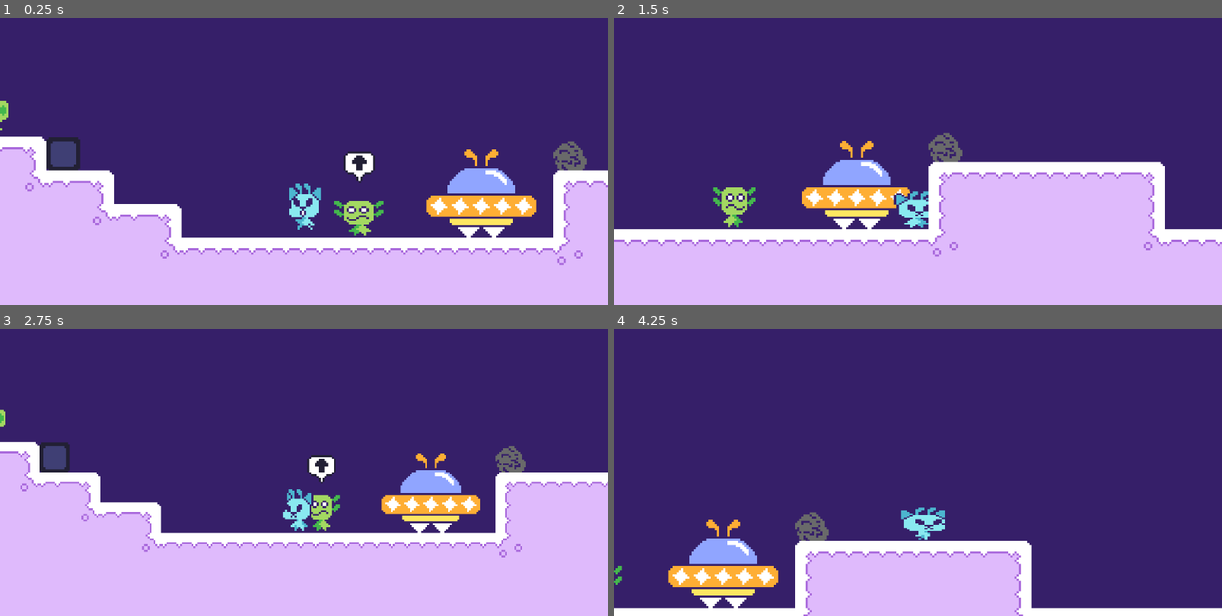
Above: before the commit, frames 1-4 (two rows, left to right).
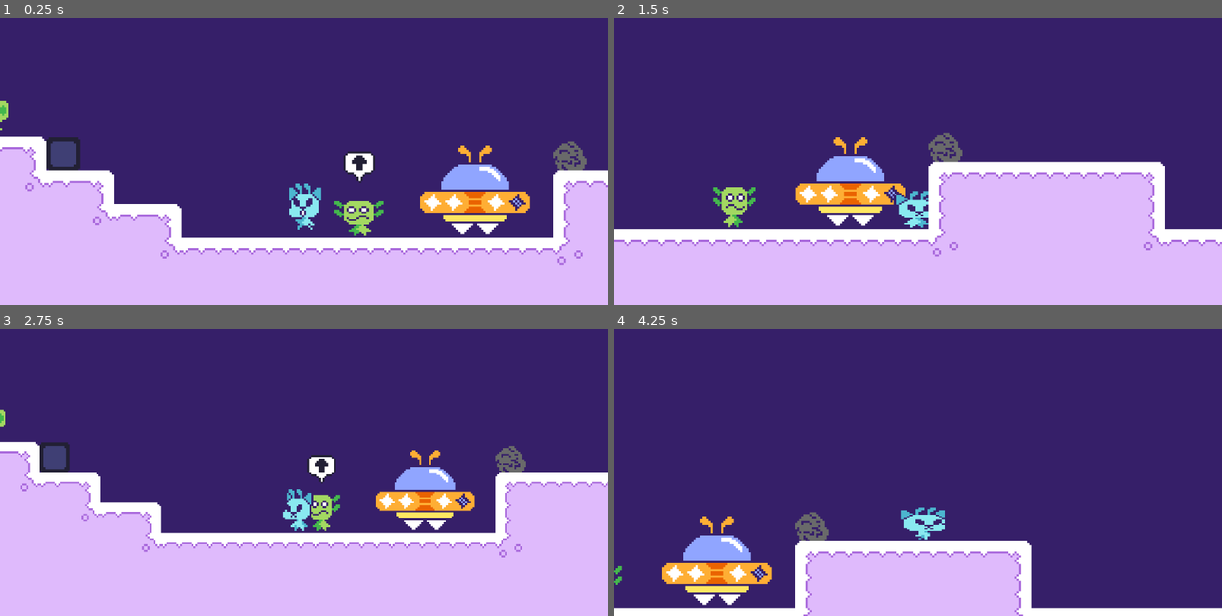
Above: after the commit, the same moments.

Repository: Zazorah/secret-santa-2025
Game: Godot game, scene res://World/Placeholder/TestRoom.tscn
Two runs of this game, one before a commit and one after it. Both use one fixed random seed, a clock stepped at 60 frames per second and the inputs below.
Inputs (mouse positions are in pixels of both pictures, inside the frame that each line leads up to):
- Up to frame 1 (0.25 s): no input
- Up to frame 2 (1.5 s): move the mouse to (1051, 138) at 0.52 s; hold Space (advance_text) 0.53-1.28 s; hold D (move_right) from 0.53 s (still down); move the mouse to (796, 167) at 1.27 s; tap W (interact) at 1.35 s
- Up to frame 3 (2.75 s): tap Enter at 2 s; move the mouse to (364, 397) at 2.02 s; release D (move_right) at 2.03 s; hold A (move_left) from 2.03 s (still down); hold Mouse wheel up (zoom_in) from 2.03 s (still down)
- Up to frame 4 (4.25 s): move the mouse to (887, 524) at 2.77 s; release A (move_left) at 2.78 s; release Mouse wheel up (zoom_in) at 2.78 s; hold D (move_right) from 2.78 s (still down); tap Mouse wheel down (zoom_out) at 2.85 s; move the mouse to (1100, 509) at 3.52 s; hold Space (advance_text) from 3.53 s (still down)

The runs differ from the first frame. In frame 1, 2.2% of the frame differs, in the area x 69-89%, y 44-77%; in frame 2, 2.1%; in frame 3, 1.8%; in frame 4, 2.2%.

Commit message:
Scene Setup and Loading Sprite Based on State

Diff:
--- a/Entities/Characters/NPCs/Example Scenes/NPCAxolotl.tscn
+++ b/Entities/Characters/NPCs/Example Scenes/NPCAxolotl.tscn
@@ -5,6 +5,9 @@
 [ext_resource type="Texture2D" uid="uid://bbetyh7kje434" path="res://Entities/Characters/NPCs/Assets/NPC_Axolotl.png" id="3_6knan"]
 [ext_resource type="Script" uid="uid://vnufhh7q4sx" path="res://Entities/Utility/InteractionZone.gd" id="4_dw0vs"]
 [ext_resource type="PackedScene" uid="uid://crsr7p2h1rsrq" path="res://Entities/Utility/Interaction Indicator/InteractionIndicator.tscn" id="5_fj1c1"]
+
+[sub_resource type="RectangleShape2D" id="RectangleShape2D_dw0vs"]
+size = Vector2(60, 20)
 
 [sub_resource type="AtlasTexture" id="AtlasTexture_dw0vs"]
 atlas = ExtResource("3_6knan")
@@ -43,14 +46,22 @@
 [sub_resource type="RectangleShape2D" id="RectangleShape2D_6knan"]
 size = Vector2(12, 21)
 
-[sub_resource type="RectangleShape2D" id="RectangleShape2D_dw0vs"]
-size = Vector2(60, 20)
-
 [node name="NPCAxolotl" type="CharacterBody2D"]
 script = ExtResource("1_5mfrv")
 cutscene_name = &"Axolotl"
 cutscene_key = &"axolotl_test"
 metadata/_custom_type_script = "uid://2wltjwcplwhv"
+
+[node name="InteractionZone" type="Area2D" parent="."]
+collision_layer = 0
+script = ExtResource("4_dw0vs")
+metadata/_custom_type_script = "uid://vnufhh7q4sx"
+
+[node name="CollisionShape2D" type="CollisionShape2D" parent="InteractionZone"]
+position = Vector2(0, -9.5)
+shape = SubResource("RectangleShape2D_dw0vs")
+
+[node name="InteractionIndicator" parent="InteractionZone" instance=ExtResource("5_fj1c1")]
 
 [node name="EntityVisualizer" type="AnimatedSprite2D" parent="."]
 sprite_frames = SubResource("SpriteFrames_6knan")
@@ -62,14 +73,3 @@
 [node name="CollisionShape2D" type="CollisionShape2D" parent="."]
 position = Vector2(0, -9.5)
 shape = SubResource("RectangleShape2D_6knan")
-
-[node name="InteractionZone" type="Area2D" parent="."]
-collision_layer = 0
-script = ExtResource("4_dw0vs")
-metadata/_custom_type_script = "uid://vnufhh7q4sx"
-
-[node name="CollisionShape2D" type="CollisionShape2D" parent="InteractionZone"]
-position = Vector2(0, -9.5)
-shape = SubResource("RectangleShape2D_dw0vs")
-
-[node name="InteractionIndicator" parent="InteractionZone" instance=ExtResource("5_fj1c1")]
--- a/Entities/Characters/NPCs/Example Scenes/NPCFork.tscn
+++ b/Entities/Characters/NPCs/Example Scenes/NPCFork.tscn
@@ -5,6 +5,9 @@
 [ext_resource type="Script" uid="uid://d3uvftvuiacu4" path="res://Entities/EntityVisualizer.gd" id="3_00328"]
 [ext_resource type="Script" uid="uid://vnufhh7q4sx" path="res://Entities/Utility/InteractionZone.gd" id="4_00328"]
 [ext_resource type="PackedScene" uid="uid://crsr7p2h1rsrq" path="res://Entities/Utility/Interaction Indicator/InteractionIndicator.tscn" id="5_i37nf"]
+
+[sub_resource type="RectangleShape2D" id="RectangleShape2D_ra6jl"]
+size = Vector2(60, 20)
 
 [sub_resource type="AtlasTexture" id="AtlasTexture_ucgr0"]
 atlas = ExtResource("2_cewtu")
@@ -43,14 +46,22 @@
 [sub_resource type="RectangleShape2D" id="RectangleShape2D_6knan"]
 size = Vector2(12, 20)
 
-[sub_resource type="RectangleShape2D" id="RectangleShape2D_ra6jl"]
-size = Vector2(60, 20)
-
 [node name="NPCFork" type="CharacterBody2D"]
 script = ExtResource("1_cewtu")
 cutscene_name = &"Fork"
 cutscene_key = &"fork_test"
 metadata/_custom_type_script = "uid://2wltjwcplwhv"
+
+[node name="InteractionZone" type="Area2D" parent="."]
+collision_layer = 0
+script = ExtResource("4_00328")
+metadata/_custom_type_script = "uid://vnufhh7q4sx"
+
+[node name="CollisionShape2D" type="CollisionShape2D" parent="InteractionZone"]
+position = Vector2(0, -9.5)
+shape = SubResource("RectangleShape2D_ra6jl")
+
+[node name="InteractionIndicator" parent="InteractionZone" instance=ExtResource("5_i37nf")]
 
 [node name="EntityVisualizer" type="AnimatedSprite2D" parent="."]
 sprite_frames = SubResource("SpriteFrames_6knan")
@@ -62,14 +73,3 @@
 [node name="CollisionShape2D" type="CollisionShape2D" parent="."]
 position = Vector2(0, -10)
 shape = SubResource("RectangleShape2D_6knan")
-
-[node name="InteractionZone" type="Area2D" parent="."]
-collision_layer = 0
-script = ExtResource("4_00328")
-metadata/_custom_type_script = "uid://vnufhh7q4sx"
-
-[node name="CollisionShape2D" type="CollisionShape2D" parent="InteractionZone"]
-position = Vector2(0, -9.5)
-shape = SubResource("RectangleShape2D_ra6jl")
-
-[node name="InteractionIndicator" parent="InteractionZone" instance=ExtResource("5_i37nf")]
--- a/Entities/Characters/NPCs/Example Scenes/NPCFrog.tscn
+++ b/Entities/Characters/NPCs/Example Scenes/NPCFrog.tscn
@@ -6,6 +6,9 @@
 [ext_resource type="Script" uid="uid://d3uvftvuiacu4" path="res://Entities/EntityVisualizer.gd" id="3_ivsx0"]
 [ext_resource type="Script" uid="uid://vnufhh7q4sx" path="res://Entities/Utility/InteractionZone.gd" id="5_gn47n"]
 [ext_resource type="PackedScene" uid="uid://crsr7p2h1rsrq" path="res://Entities/Utility/Interaction Indicator/InteractionIndicator.tscn" id="6_e72uu"]
+
+[sub_resource type="RectangleShape2D" id="RectangleShape2D_dd6fu"]
+size = Vector2(60, 20)
 
 [sub_resource type="AtlasTexture" id="AtlasTexture_e6spy"]
 atlas = ExtResource("2_h44a1")
@@ -44,14 +47,22 @@
 [sub_resource type="RectangleShape2D" id="RectangleShape2D_6knan"]
 size = Vector2(12, 20)
 
-[sub_resource type="RectangleShape2D" id="RectangleShape2D_dd6fu"]
-size = Vector2(60, 20)
-
 [node name="NPCFrog" type="CharacterBody2D"]
 script = ExtResource("1_h44a1")
 cutscene_name = &"Frog"
 cutscene_key = &"frog_test"
 metadata/_custom_type_script = "uid://2wltjwcplwhv"
+
+[node name="InteractionZone" type="Area2D" parent="."]
+collision_layer = 0
+script = ExtResource("5_gn47n")
+metadata/_custom_type_script = "uid://vnufhh7q4sx"
+
+[node name="CollisionShape2D" type="CollisionShape2D" parent="InteractionZone"]
+position = Vector2(0, -9.5)
+shape = SubResource("RectangleShape2D_dd6fu")
+
+[node name="InteractionIndicator" parent="InteractionZone" instance=ExtResource("6_e72uu")]
 
 [node name="EntityVisualizer" type="AnimatedSprite2D" parent="."]
 sprite_frames = SubResource("SpriteFrames_6knan")
@@ -63,14 +74,3 @@
 [node name="CollisionShape2D" type="CollisionShape2D" parent="."]
 position = Vector2(0, -10)
 shape = SubResource("RectangleShape2D_6knan")
-
-[node name="InteractionZone" type="Area2D" parent="."]
-collision_layer = 0
-script = ExtResource("5_gn47n")
-metadata/_custom_type_script = "uid://vnufhh7q4sx"
-
-[node name="CollisionShape2D" type="CollisionShape2D" parent="InteractionZone"]
-position = Vector2(0, -9.5)
-shape = SubResource("RectangleShape2D_dd6fu")
-
-[node name="InteractionIndicator" parent="InteractionZone" instance=ExtResource("6_e72uu")]
--- /dev/null
+++ b/Props/Ship/Ship.tscn
@@ -0,0 +1,34 @@
+[gd_scene load_steps=6 format=3 uid="uid://6otq5m0fjylb"]
+
+[ext_resource type="Script" uid="uid://4uy4dyrseg1t" path="res://Props/Ship/ShipController.gd" id="1_7d163"]
+[ext_resource type="Texture2D" uid="uid://crr77axwnavkt" path="res://Props/Ship/Assets/Ship_S4.png" id="1_xik1j"]
+[ext_resource type="Script" uid="uid://vnufhh7q4sx" path="res://Entities/Utility/InteractionZone.gd" id="3_i7mq8"]
+[ext_resource type="PackedScene" uid="uid://crsr7p2h1rsrq" path="res://Entities/Utility/Interaction Indicator/InteractionIndicator.tscn" id="4_wv8bo"]
+
+[sub_resource type="RectangleShape2D" id="RectangleShape2D_uri0i"]
+size = Vector2(31, 20)
+
+[node name="Ship" type="RigidBody2D"]
+script = ExtResource("1_7d163")
+
+[node name="CollisionPolygon2D" type="CollisionPolygon2D" parent="."]
+top_level = true
+use_parent_material = true
+scale = Vector2(1, 1.0235627)
+polygon = PackedVector2Array(-9, -11.723757, 8, -11.723757, 16, -3.907919, 16, 0, 23, 0, 26, 2.9309392, 26, 8.792818, 23, 11.723757, 15, 11.723757, 15, 14.6546955, 7, 22.470533, -7, 22.470533, -15, 14.6546955, -15, 11.723757, -24, 11.723757, -27, 9.769797, -27, 2.9309392, -24, 0, -16, 0, -16, -3.907919)
+
+[node name="Body" type="Node2D" parent="."]
+
+[node name="Sprite2D" type="Sprite2D" parent="Body"]
+texture = ExtResource("1_xik1j")
+
+[node name="InteractionZone" type="Area2D" parent="."]
+collision_layer = 0
+script = ExtResource("3_i7mq8")
+metadata/_custom_type_script = "uid://vnufhh7q4sx"
+
+[node name="CollisionShape2D" type="CollisionShape2D" parent="InteractionZone"]
+position = Vector2(0.5, 13)
+shape = SubResource("RectangleShape2D_uri0i")
+
+[node name="InteractionIndicator" parent="InteractionZone" instance=ExtResource("4_wv8bo")]
--- /dev/null
+++ b/Props/Ship/ShipController.gd
@@ -0,0 +1,28 @@
+class_name ShipController
+extends RigidBody2D
+
+# State
+var piloted := false # Currently being piloted by the player.
+
+# Node References
+@onready var sprite: Sprite2D = $Body/Sprite2D
+
+# Constant Properties
+const SL_SPRITE_LOOKUP := {
+	1: preload("res://Props/Ship/Assets/Ship_S1.png"),
+	2: preload("res://Props/Ship/Assets/Ship_S2.png"),
+	3: preload("res://Props/Ship/Assets/Ship_S3.png"),
+	4: preload("res://Props/Ship/Assets/Ship_S4.png")
+}
+
+func _ready() -> void:
+	# Set collision properties.
+	collision_layer = 4
+
+	update_sprite()
+
+# Update sprite based on current star level.
+func update_sprite() -> void:
+	if GameManager.star_data:
+		var current_rank = GameManager.star_data.star_rank
+		sprite.texture = SL_SPRITE_LOOKUP[current_rank]
--- a/Utility/GameManager.gd
+++ b/Utility/GameManager.gd
@@ -1,9 +1,29 @@
 extends Node
 
-## Autoload manager of global game-state
+## Autoload manager of global game-state as well as saving/loading data.
 
 # Player
-var player: Node2D
+var player: EntityPlayer
 
 # Camera
 var camera: Camera
+
+# Star Data
+var star_data: StarData
+
+func _ready() -> void:
+	# NOTE - Check if the game has some loadable save here.
+	#        Just loading a new game for now.
+	create_new_game()
+
+# Set up global state to act as a new save.
+func create_new_game() -> void:
+	star_data = StarData.new()
+
+# Save the game state to a loadable file.
+func save_game() -> void:
+	pass
+
+# Load the game state from a file.
+func load_game() -> void:
+	pass
--- /dev/null
+++ b/Utility/StarData.gd
@@ -0,0 +1,16 @@
+class_name StarData
+extends Resource
+
+## Data object for tracking star count and rank.
+
+@export var star_rank = 3
+@export var star_count = 0
+@export var constellation_count = 0
+
+const RANK_MAX = 4
+
+signal rank_increased(new_rank)
+
+func increase_rank() -> void:
+	star_rank = min(RANK_MAX, star_rank + 1)
+	rank_increased.emit(star_rank)
--- a/World/Placeholder/TestRoom.tscn
+++ b/World/Placeholder/TestRoom.tscn
@@ -2,11 +2,11 @@
 
 [ext_resource type="PackedScene" uid="uid://cxa7e1h621ru5" path="res://Entities/Characters/Player/PlayerCharacter.tscn" id="1_c3ubo"]
 [ext_resource type="Script" uid="uid://c1u3337rkmd6x" path="res://Utility/Camera.gd" id="1_chg7e"]
-[ext_resource type="Texture2D" uid="uid://ca0andprlmwk1" path="res://Entities/Assets/Ship.png" id="1_p0ltf"]
 [ext_resource type="TileSet" uid="uid://vtji68yn4ypp" path="res://World/Tilesets/Placeholder.tres" id="3_8h5r4"]
 [ext_resource type="PackedScene" uid="uid://btdyebtu3dvg4" path="res://Entities/Characters/NPCs/Example Scenes/NPCAxolotl.tscn" id="5_dv4i4"]
 [ext_resource type="PackedScene" uid="uid://c2anmygexkfrd" path="res://Entities/Characters/NPCs/Example Scenes/NPCFrog.tscn" id="6_vhexg"]
 [ext_resource type="PackedScene" uid="uid://sekigwdfuswx" path="res://Entities/Characters/NPCs/Example Scenes/NPCFork.tscn" id="7_fi5io"]
+[ext_resource type="PackedScene" uid="uid://6otq5m0fjylb" path="res://Props/Ship/Ship.tscn" id="7_xfvp6"]
 
 [node name="TestRoom" type="Node2D"]
 
@@ -16,13 +16,12 @@
 script = ExtResource("1_chg7e")
 metadata/_custom_type_script = "uid://c1u3337rkmd6x"
 
-[node name="Ship" type="Sprite2D" parent="."]
-position = Vector2(142, 105)
-texture = ExtResource("1_p0ltf")
-
 [node name="PropLayer" type="TileMapLayer" parent="."]
 tile_map_data = PackedByteArray("AAD8/wUAAQAAAAAAAQD4/wQAAQAAAAAAAQD4/wMAAQAAAAAAAQD5/wQAAQAAAAAAAQD4/wEAAQAAAAAAAgALAAUAAQAAAAAAAgA=")
 tile_set = ExtResource("3_8h5r4")
+
+[node name="Ship" parent="." instance=ExtResource("7_xfvp6")]
+position = Vector2(139, 98)
 
 [node name="NPCAxolotl" parent="." instance=ExtResource("5_dv4i4")]
 position = Vector2(84, 120)
--- a/project.godot
+++ b/project.godot
@@ -74,6 +74,7 @@
 
 2d_physics/layer_1="Generic Solid"
 2d_physics/layer_2="Pass-Through Entity"
+2d_physics/layer_3="Ship"
 2d_physics/layer_4="Player"
 
 [rendering]
Binary file added: Props/Ship/Assets/DustParticle_A.png
Not shown, added: Props/Ship/Assets/DustParticle_A.png.import
Binary file added: Props/Ship/Assets/DustParticle_B.png
Not shown, added: Props/Ship/Assets/DustParticle_B.png.import
Binary file added: Props/Ship/Assets/Ship_S1.png
Not shown, added: Props/Ship/Assets/Ship_S1.png.import
Binary file added: Props/Ship/Assets/Ship_S1_Piloted.png
Not shown, added: Props/Ship/Assets/Ship_S1_Piloted.png.import
Binary file added: Props/Ship/Assets/Ship_S2.png
Not shown, added: Props/Ship/Assets/Ship_S2.png.import
Binary file added: Props/Ship/Assets/Ship_S2_Piloted.png
Not shown, added: Props/Ship/Assets/Ship_S2_Piloted.png.import
(and 14 more such lines)
